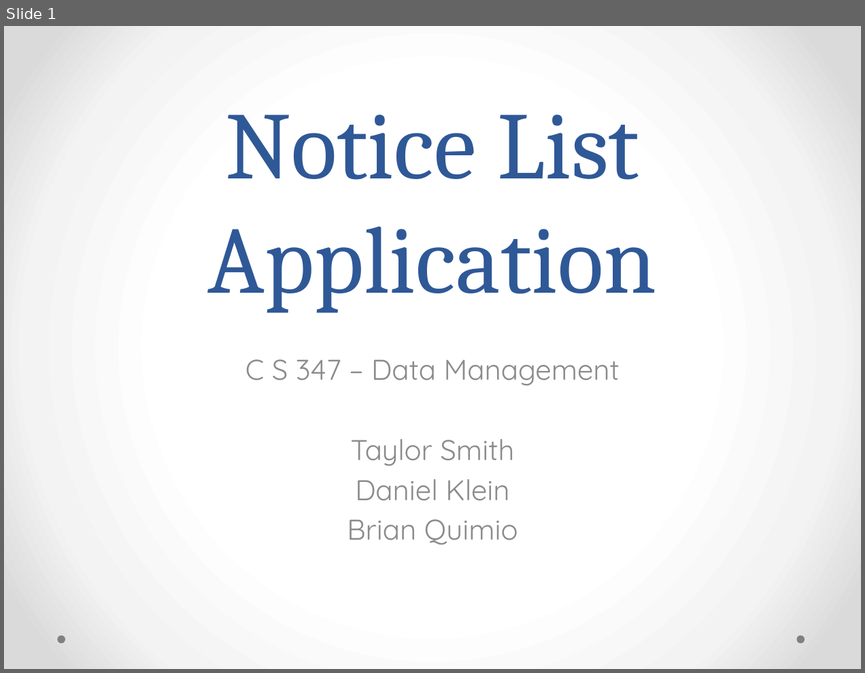
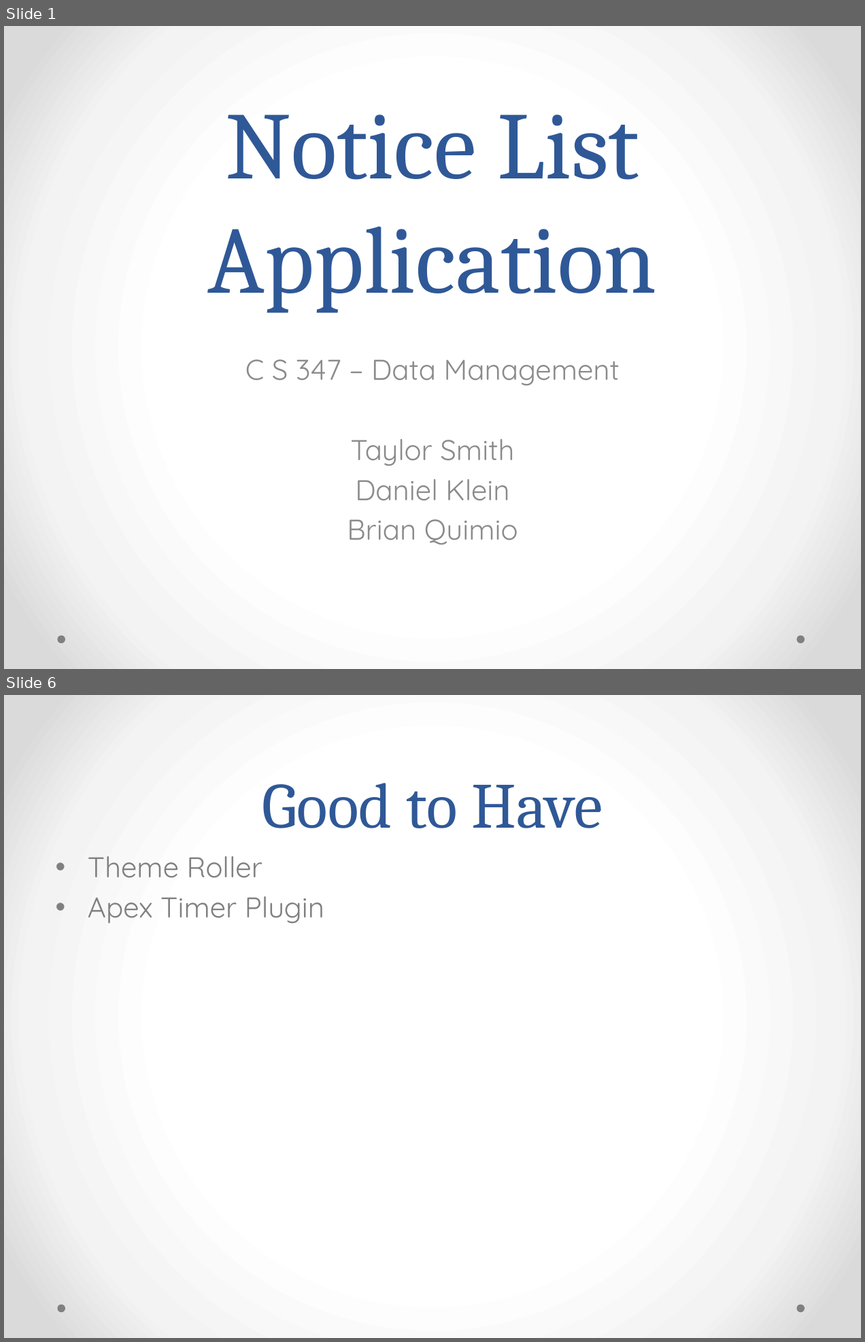
Before and after one commit to mpanoratra/cs347_final_project, a slide deck: FinalPresentation.pptx. Shown one above the other, each under a label of ours: slide 1 before the commit, slides 1 and 6 after it; the slides between them are not shown. The pictures are 865x673 and 865x1342 pixels, drawn with LibreOffice and Linux fonts; fonts in the diff are those of the drawing. Boxes give left, top, right and bottom in pixels: in the first picture for what was removed or moved away, otherwise in the second. Text is boxed around its words. In the diff, an @@ line names an element or a change of style, - is before the commit and + after.

```diff
--- a/FinalPresentation.pptx
+++ b/FinalPresentation.pptx
@@ slide 6 added at (4, 695, 861, 1338), background gradient #FFFFFF to #F4F4F4 to #DADADA; not listed: 2 template elements that a slide beside it also shows @@
@@ title added at (262, 783, 602, 828), 54 pt, text #2F5897 @@
+Good to Have
@@ text added at (88, 856, 324, 923), 24 pt, text #808080 @@
+• Theme Roller
+• Apex Timer Plugin
```
Also in this commit, not shown: 1 slide changed, 6 other slides added, 1 slide removed.
